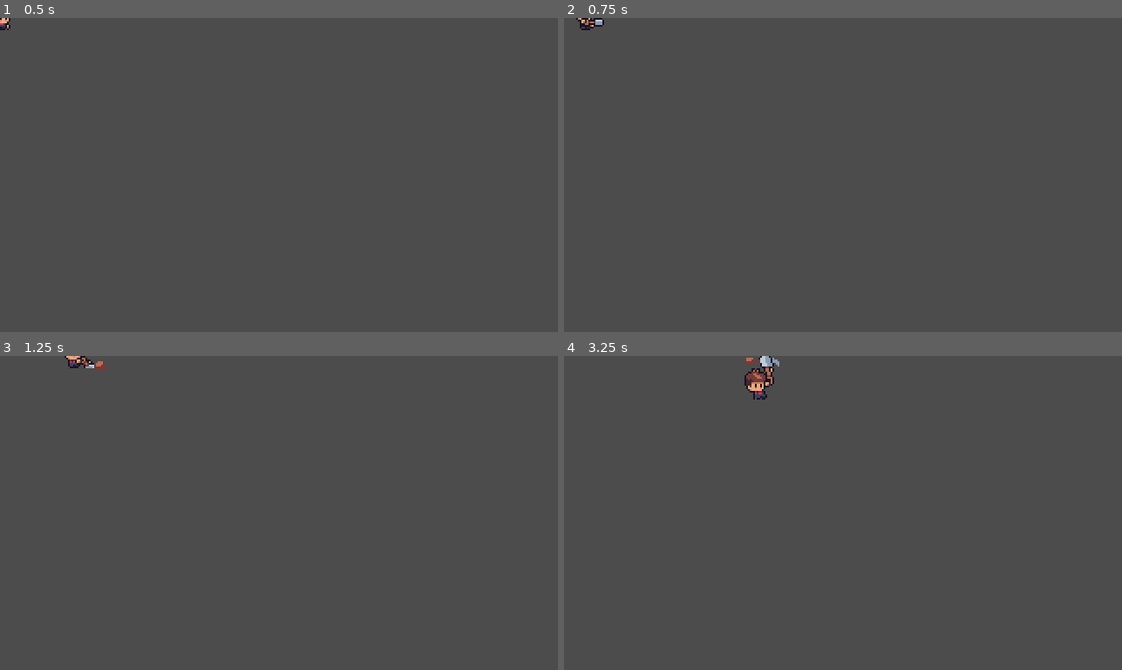
Above: before the commit, frames 1-4 (two rows, left to right).
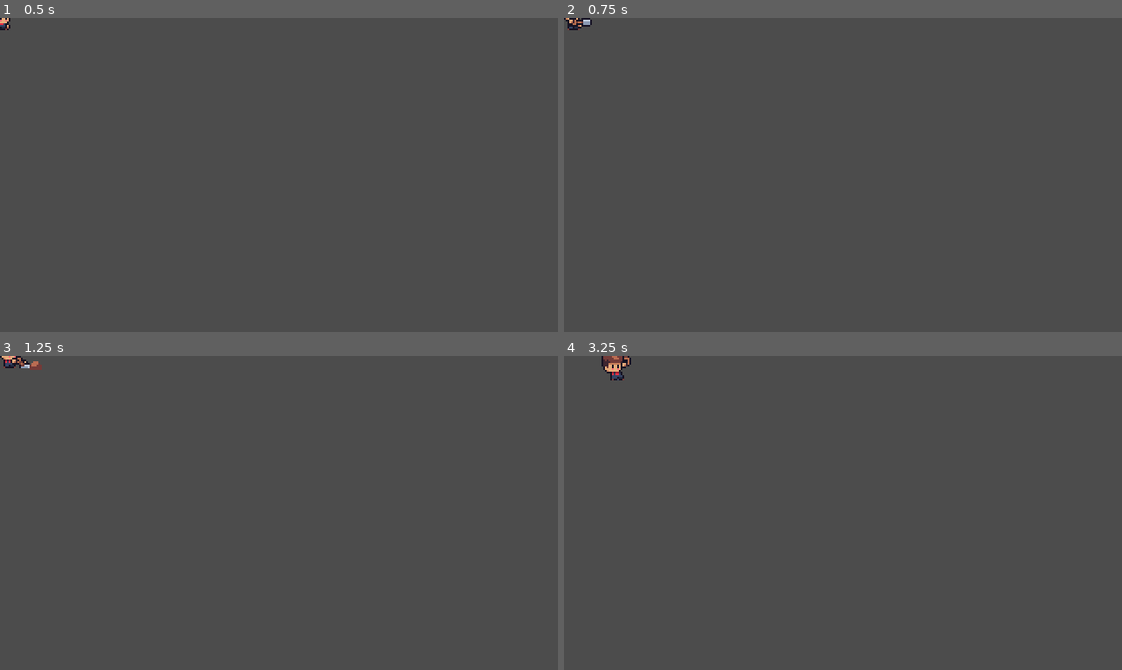
Above: after the commit, the same moments.

Repository: Bandeiraa/Farm-World
Game: Godot game, scene res://scenes/character/character_base.tscn
Same seed, same stepped clock (60 frames per second), same inputs: the game is played once before the commit and once after it. The project has no main scene, so this scene is started directly.
Inputs:
- Up to frame 1 (0.5 s): no input
- Up to frame 2 (0.75 s): tap Enter at 0.5 s; hold Right (ui_right) from 0.53 s (still down); tap Q (dig) at 0.6 s
- Up to frame 3 (1.25 s): keep holding Right (ui_right)
- Up to frame 4 (3.25 s): release Right (ui_right) at 1.28 s; hold Down (ui_down) 1.28-2.03 s; tap Q (dig) at 1.35, 2.3, 2.85 s; hold Right (ui_right) 2.03-2.78 s; hold Shift (sprint) 2.03-2.78 s; hold Up (ui_up) from 2.78 s (still down)

Frame 1 is identical in both runs. In frame 2, 0.2% of the frame differs, in the area x 0-8%, y 0-4%; in frame 3, 0.4%; in frame 4, 0.8%, in the area x 6-39%, y 0-14%.

Commit message:
Blocking movement while on some action input

Diff:
--- a/scripts/character/character_body.gd
+++ b/scripts/character/character_body.gd
@@ -57,6 +57,7 @@
 
 
 func action_behavior() -> void:
+	character.set_physics_process(false)
 	if character.is_digging:
 		change_sprite("dig")
 
@@ -86,3 +87,4 @@
 	match anim_name:
 		"dig":
 			character.is_digging = false
+			character.set_physics_process(true)
